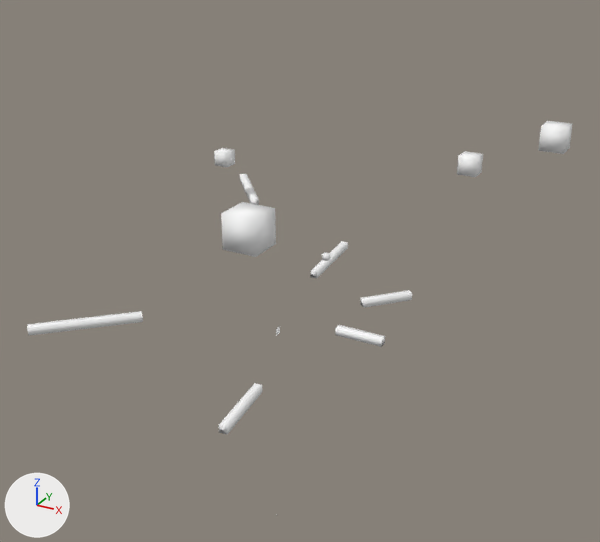
The FBX model Reference/Resource/Mesh/Animation/Effect/E_BC_Normal.fbx as it was, and as the next commit left it.
The view is the same before and after, from a 50 mm lens placed at (0.0404, -0.0691, 0.049), pointed at (0.0002, 0.0039, 0.0125). The lights are fixed; the arrows at lower left show +X, +Y and +Z. Where no turn or scale is listed for an object, it has been applied to the vertices.

The first picture shows 'line_1', 'line_3', 'line_4', 'line_5', 'line_6', 'line_7', 'line_8', 'particleL_1', 'particleL_3', 'particleS_2', 'particleS_3', 'particleS_4'.
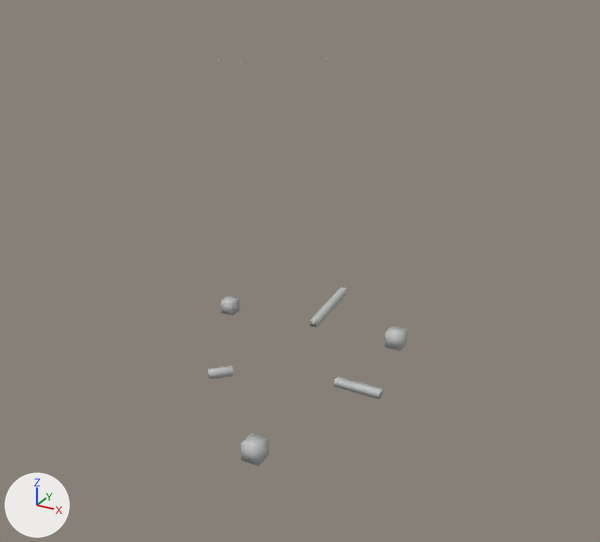
Changed parts and their boxes (x1, y1, x2, y2) in the pictures (600 x 542 px):
'particleL_1', surface changed, moved, rescaled (48% narrower, 39% shorter)
    before: (221, 202, 276, 257)
    after: (241, 433, 269, 466)
'line_4', surface changed, moved, rescaled (78% narrower, 46% shorter)
    before: (27, 311, 143, 336)
    after: (208, 366, 233, 379)
'particleL_3', surface changed, moved, rescaled (36% narrower, 24% shorter)
    before: (538, 121, 573, 154)
    after: (385, 326, 407, 351)
'line_1', surface changed, moved
    before: (335, 325, 385, 347)
    after: (334, 376, 383, 399)
'line_7', surface changed, moved
    before: (310, 241, 348, 278)
    after: (310, 287, 347, 327)
'line_3', surface changed, moved, rescaled (not visible afterwards)
    before: (219, 383, 262, 435)
'particleS_2', surface changed, moved
    before: (214, 148, 235, 167)
    after: (221, 296, 240, 316)
'particleS_4', surface changed, moved, rescaled (not visible afterwards)
    before: (457, 151, 483, 177)
'line_8', surface changed, moved, rescaled (not visible afterwards)
    before: (360, 290, 412, 308)
'line_6', surface changed, moved, rescaled (not visible afterwards)
    before: (240, 174, 259, 205)
'particleS_3', surface changed
    both: (322, 252, 330, 261)
'line_5', surface changed
    both: (276, 326, 280, 336)

Edits to the bpy script that builds the scene:
```text
Add img_e_bc_normal_png:
    img_e_bc_normal_png = load_image('E_BC_Normal.png', 'E_BC_Normal.png', 1024, 1024, 'sRGB')
Change mat_lambert1:
    remove mat_lambert1.base_color = (1.0, 1.0, 1.0)  # white #ffffff
    mat_lambert1.roughness: 0.553 -> 0.5
    add mat_lambert1.texture = img_e_bc_normal_png  # with its transparency
Change ob_line_6:
    ob_line_6.location: (-0.915, 1.69, -1.003) -> (-0.963, 0.25, -1.06)
    ob_line_6.scale: (0.933, 1.0, 1.0) -> (0.0, 0.0, 0.0)
Change ob_line_3:
    ob_line_3.location: (0.273, 0.542, 0.909) -> (0.306, 0.25, 1.174)
    ob_line_3.scale: (0.693, 1.0, 1.0) -> (0.0, 0.0, 0.0)
Change ob_particlel_3:
    ob_particlel_3.location: (2.158, 2.55, -2.389) -> (0.863, 0.25, -1.208)
    ob_particlel_3.scale: (0.691, 0.691, 0.691) -> (0.482, 0.482, 0.482)
Change ob_particles_4:
    ob_particles_4.location: (1.787, 2.673, -0.505) -> (1.961, 0.25, -0.543)
    ob_particles_4.scale: (0.896, 0.896, 0.896) -> (0.0, 0.0, 0.0)
Change ob_line_1:
    ob_line_1.location: (0.0068, 0.0, 0.0087) -> (0.0068, 0.0, 0.0025)
Change ob_line_8:
    ob_line_8.location: (0.627, 0.861, -0.727) -> (0.959, 0.25, -1.098)
    ob_line_8.scale: (0.528, 1.0, 1.0) -> (0.0, 0.0, 0.0)
Change ob_particles_2:
    ob_particles_2.location: (-0.0132, 0.01, 0.0219) -> (-0.0132, 0.01, 0.0025)
Change ob_line_4:
    ob_line_4.location: (-1.067, 1.036, 0.984) -> (-0.41, 0.25, 0.349)
    ob_line_4.scale: (1.0, 1.0, 1.0) -> (0.229, 1.0, 1.0)
Change ob_line_7:
    ob_line_7.location: (-0.0016, 0.0107, 0.009) -> (-0.0016, 0.0107, 0.0025)
Change ob_particlel_1:
    ob_particlel_1.location: (0.56, 2.45, 1.457) -> (0.56, 0.25, 1.457)
    ob_particlel_1.scale: (0.795, 0.795, 0.795) -> (0.463, 0.463, 0.463)
```
